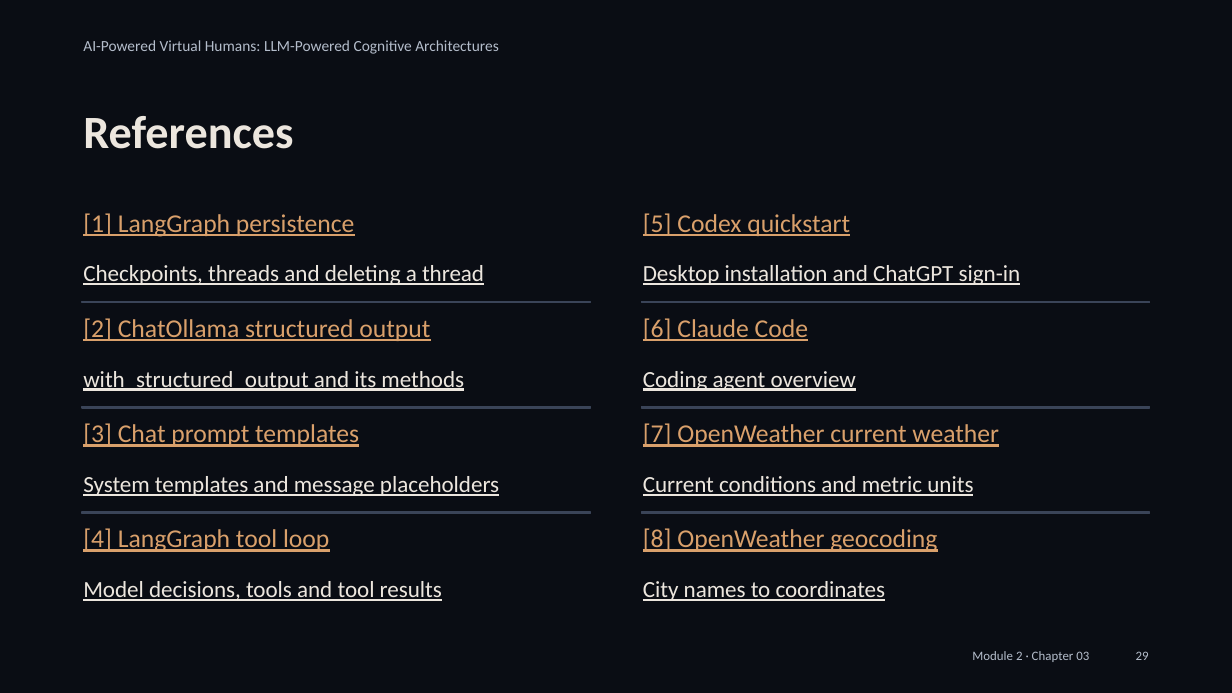
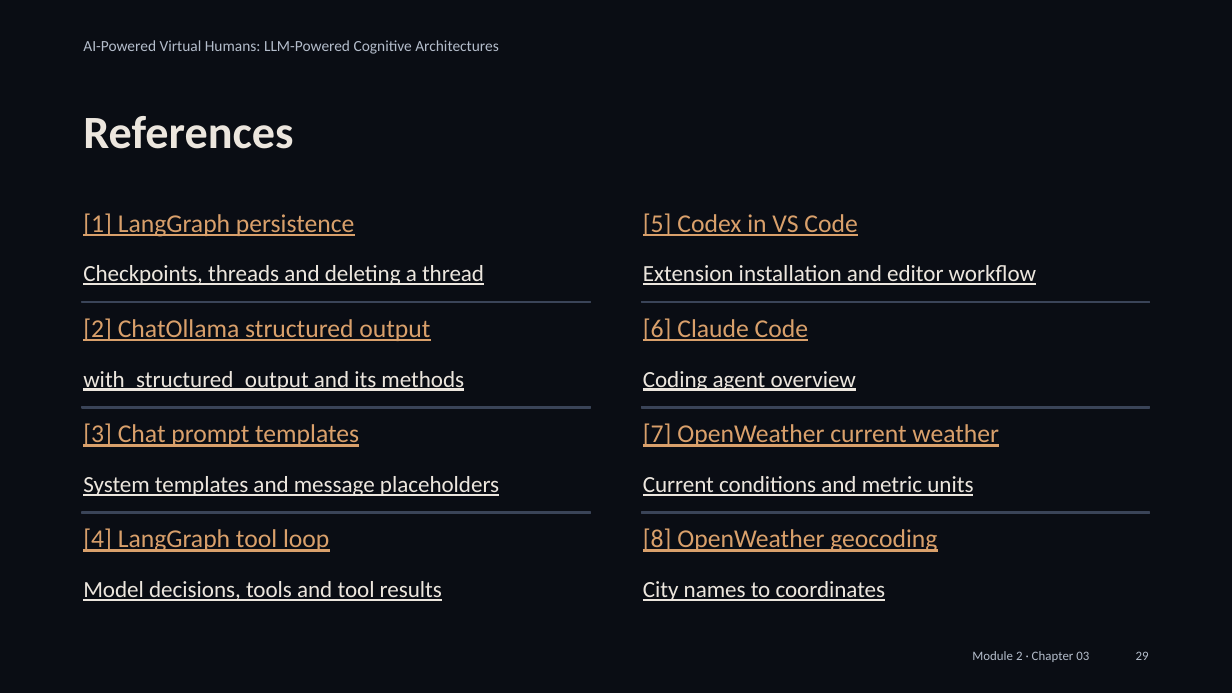
Before and after one commit to alessandropec/virtual-humans-cognitive-architectures, a slide deck: slide 29 of virtual_human_course/Module_2/Chapter_03/Slides/Module_2_Chapter_03_Integration_with_the_Virtual_Human.pptx. Drawn at 1232x693 pixels with LibreOffice and Linux fonts; fonts in the diff are those of the drawing. Boxes give left, top, right and bottom in pixels: in the first picture for what was removed or moved away, otherwise in the second. Text is boxed around its words. In the diff, an @@ line names an element or a change of style, - is before the commit and + after.

Commit message:
Present coding agents with logos and install Codex through VS Code

```diff
--- a/virtual_human_course/Module_2/Chapter_03/Slides/Module_2_Chapter_03_Integration_with_the_Virtual_Human.pptx
+++ b/virtual_human_course/Module_2/Chapter_03/Slides/Module_2_Chapter_03_Integration_with_the_Virtual_Human.pptx
@@ text at (643, 213, 857, 236): text changed @@
-[5] Codex quickstart
+[5] Codex in VS Code
@@ text at (643, 265, 1036, 285): text changed @@
-Desktop installation and ChatGPT sign-in
+Extension installation and editor workflow
```
Also in this commit, not shown: 3 other slides changed, 2 other files.
